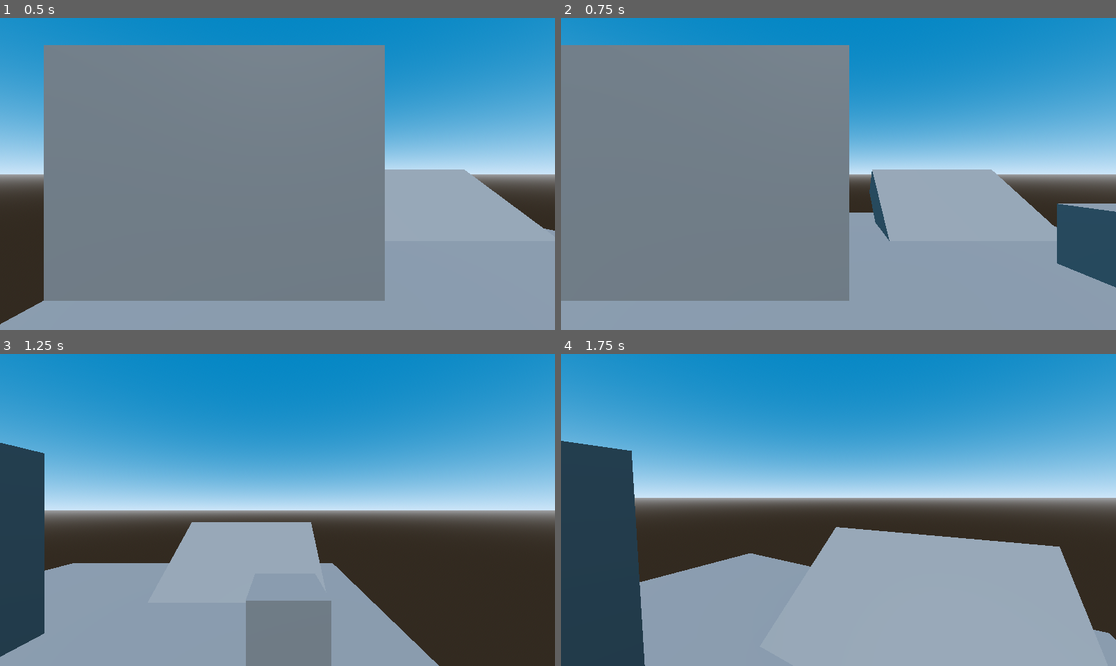
Above: before the commit, frames 1-4 (two rows, left to right).
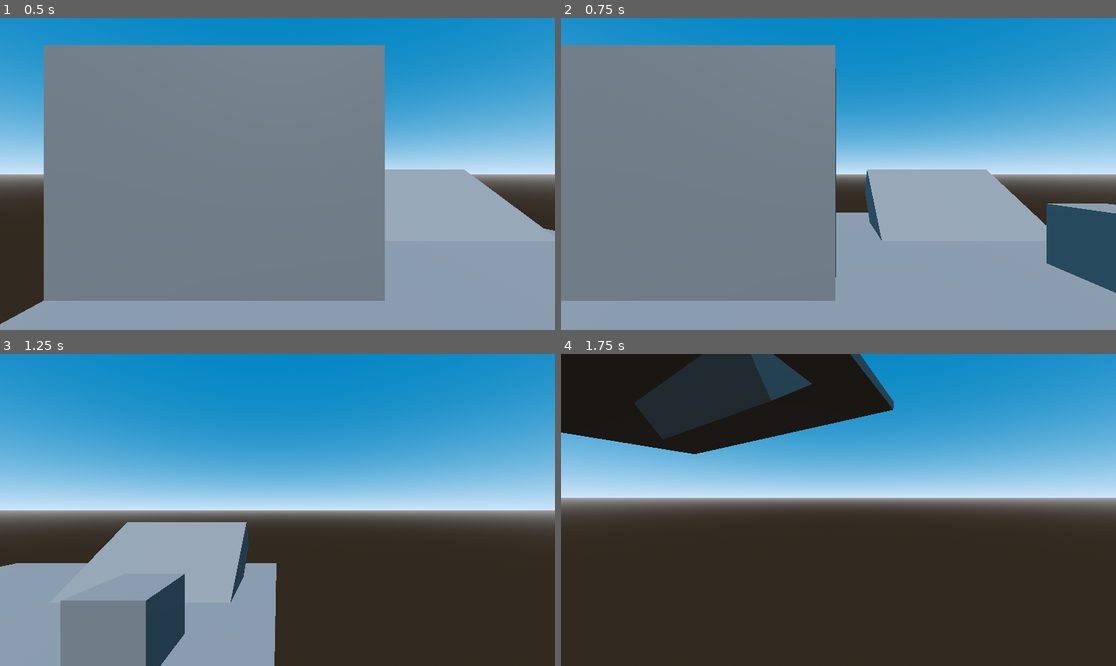
Above: after the commit, the same moments.

Repository: SneekeeStache/Godot-4-FPS
Game: Godot game, scene res://scene/testWorld.tscn
The game is run twice, just before and just after one commit, with the same random seed, the same clock (stepped at 60 frames per second) and the same inputs.
Inputs (mouse positions are in pixels of both pictures, inside the frame that each line leads up to):
- Up to frame 1 (0.5 s): no input
- Up to frame 2 (0.75 s): tap Enter at 0.5 s; move the mouse to (960, 158) at 0.52 s; press the mouse at (960, 158) at 0.53 s; hold D (right) from 0.53 s (still down)
- Up to frame 3 (1.25 s): keep holding D (right); tap Space (jump) at 0.77, 1.07 s; tap 1 (weapon 1, bound only after the commit) at 0.8 s
- Up to frame 4 (1.75 s): move the mouse to (810, 510) at 1.27 s; release D (right) at 1.28 s; release the mouse at (810, 510) at 1.28 s; hold W (forward) from 1.28 s (still down); tap 1 (weapon 1, bound only after the commit) at 1.35 s; tap Space (jump) at 1.52 s; tap 2 (weapon 2, bound only after the commit) at 1.55 s

Frame 1 is identical in both runs. In frame 2, 3.2% of the frame differs, in the area x 49-100%, y 8-91%; in frame 3, 21%; in frame 4, 55%, in the area x 0-100%, y 0-100%.

Commit message:
working on shotgun and variable list in editor

Diff:
--- a/project.godot
+++ b/project.godot
@@ -25,36 +25,36 @@
 }
 "Debug mouse capture"={
 "deadzone": 0.5,
-"events": [Object(InputEventKey,"resource_local_to_scene":false,"resource_name":"","device":0,"window_id":0,"alt_pressed":false,"shift_pressed":false,"ctrl_pressed":false,"meta_pressed":false,"pressed":false,"keycode":0,"physical_keycode":4194305,"unicode":0,"echo":false,"script":null)
+"events": [Object(InputEventKey,"resource_local_to_scene":false,"resource_name":"","device":0,"window_id":0,"alt_pressed":false,"shift_pressed":false,"ctrl_pressed":false,"meta_pressed":false,"pressed":false,"keycode":0,"physical_keycode":4194305,"key_label":0,"unicode":0,"echo":false,"script":null)
 ]
 }
 forward={
 "deadzone": 0.5,
-"events": [Object(InputEventKey,"resource_local_to_scene":false,"resource_name":"","device":0,"window_id":0,"alt_pressed":false,"shift_pressed":false,"ctrl_pressed":false,"meta_pressed":false,"pressed":false,"keycode":0,"physical_keycode":87,"unicode":0,"echo":false,"script":null)
+"events": [Object(InputEventKey,"resource_local_to_scene":false,"resource_name":"","device":0,"window_id":0,"alt_pressed":false,"shift_pressed":false,"ctrl_pressed":false,"meta_pressed":false,"pressed":false,"keycode":0,"physical_keycode":87,"key_label":0,"unicode":0,"echo":false,"script":null)
 , Object(InputEventJoypadMotion,"resource_local_to_scene":false,"resource_name":"","device":0,"axis":1,"axis_value":-1.0,"script":null)
 ]
 }
 backward={
 "deadzone": 0.5,
-"events": [Object(InputEventKey,"resource_local_to_scene":false,"resource_name":"","device":0,"window_id":0,"alt_pressed":false,"shift_pressed":false,"ctrl_pressed":false,"meta_pressed":false,"pressed":false,"keycode":0,"physical_keycode":83,"unicode":0,"echo":false,"script":null)
+"events": [Object(InputEventKey,"resource_local_to_scene":false,"resource_name":"","device":0,"window_id":0,"alt_pressed":false,"shift_pressed":false,"ctrl_pressed":false,"meta_pressed":false,"pressed":false,"keycode":0,"physical_keycode":83,"key_label":0,"unicode":0,"echo":false,"script":null)
 , Object(InputEventJoypadMotion,"resource_local_to_scene":false,"resource_name":"","device":0,"axis":1,"axis_value":1.0,"script":null)
 ]
 }
 left={
 "deadzone": 0.5,
-"events": [Object(InputEventKey,"resource_local_to_scene":false,"resource_name":"","device":0,"window_id":0,"alt_pressed":false,"shift_pressed":false,"ctrl_pressed":false,"meta_pressed":false,"pressed":false,"keycode":0,"physical_keycode":65,"unicode":0,"echo":false,"script":null)
+"events": [Object(InputEventKey,"resource_local_to_scene":false,"resource_name":"","device":0,"window_id":0,"alt_pressed":false,"shift_pressed":false,"ctrl_pressed":false,"meta_pressed":false,"pressed":false,"keycode":0,"physical_keycode":65,"key_label":0,"unicode":0,"echo":false,"script":null)
 , Object(InputEventJoypadMotion,"resource_local_to_scene":false,"resource_name":"","device":0,"axis":0,"axis_value":-1.0,"script":null)
 ]
 }
 right={
 "deadzone": 0.5,
 "events": [Object(InputEventJoypadMotion,"resource_local_to_scene":false,"resource_name":"","device":0,"axis":2,"axis_value":-1.0,"script":null)
-, Object(InputEventKey,"resource_local_to_scene":false,"resource_name":"","device":0,"window_id":0,"alt_pressed":false,"shift_pressed":false,"ctrl_pressed":false,"meta_pressed":false,"pressed":false,"keycode":0,"physical_keycode":68,"unicode":0,"echo":false,"script":null)
+, Object(InputEventKey,"resource_local_to_scene":false,"resource_name":"","device":0,"window_id":0,"alt_pressed":false,"shift_pressed":false,"ctrl_pressed":false,"meta_pressed":false,"pressed":false,"keycode":0,"physical_keycode":68,"key_label":0,"unicode":0,"echo":false,"script":null)
 ]
 }
 jump={
 "deadzone": 0.5,
-"events": [Object(InputEventKey,"resource_local_to_scene":false,"resource_name":"","device":0,"window_id":0,"alt_pressed":false,"shift_pressed":false,"ctrl_pressed":false,"meta_pressed":false,"pressed":false,"keycode":0,"physical_keycode":32,"unicode":0,"echo":false,"script":null)
+"events": [Object(InputEventKey,"resource_local_to_scene":false,"resource_name":"","device":0,"window_id":0,"alt_pressed":false,"shift_pressed":false,"ctrl_pressed":false,"meta_pressed":false,"pressed":false,"keycode":0,"physical_keycode":32,"key_label":0,"unicode":0,"echo":false,"script":null)
 , Object(InputEventJoypadButton,"resource_local_to_scene":false,"resource_name":"","device":0,"button_index":9,"pressure":0.0,"pressed":false,"script":null)
 ]
 }
@@ -78,6 +78,16 @@
 "events": [Object(InputEventJoypadMotion,"resource_local_to_scene":false,"resource_name":"","device":0,"axis":3,"axis_value":1.0,"script":null)
 ]
 }
+"weapon 1"={
+"deadzone": 0.5,
+"events": [Object(InputEventKey,"resource_local_to_scene":false,"resource_name":"","device":-1,"window_id":0,"alt_pressed":false,"shift_pressed":false,"ctrl_pressed":false,"meta_pressed":false,"pressed":false,"keycode":0,"physical_keycode":49,"key_label":0,"unicode":38,"echo":false,"script":null)
+]
+}
+"weapon 2"={
+"deadzone": 0.5,
+"events": [Object(InputEventKey,"resource_local_to_scene":false,"resource_name":"","device":-1,"window_id":0,"alt_pressed":false,"shift_pressed":false,"ctrl_pressed":false,"meta_pressed":false,"pressed":false,"keycode":0,"physical_keycode":50,"key_label":0,"unicode":233,"echo":false,"script":null)
+]
+}
 
 [physics]
 
--- a/scene/prefabs/player.tscn
+++ b/scene/prefabs/player.tscn
@@ -1,6 +1,7 @@
-[gd_scene load_steps=4 format=3 uid="uid://dxp3m8klv5p77"]
+[gd_scene load_steps=5 format=3 uid="uid://dxp3m8klv5p77"]
 
 [ext_resource type="Script" path="res://script/player.gd" id="1_rrli4"]
+[ext_resource type="Script" path="res://script/variablesPlayer.gd" id="2_d4py6"]
 
 [sub_resource type="CapsuleMesh" id="CapsuleMesh_jxpqt"]
 
@@ -8,8 +9,25 @@
 
 [node name="player" type="CharacterBody3D"]
 disable_mode = 2
+velocity = Vector3(0, -20, 0)
 script = ExtResource("1_rrli4")
-maxSpeed = 8.0
+
+[node name="variables" type="Node3D" parent="."]
+script = ExtResource("2_d4py6")
+playerStats/maxSpeed = 12.0
+playerStats/acceleration = 60.0
+playerStats/friction = 50.0
+playerStats/airFriction = 8.0
+playerStats/jumpForce = 8.0
+playerStats/push = 1
+weaponStats/pistol/damage = 20.0
+weaponStats/pistol/spread = 10.0
+weaponStats/pistol/recoil = 10.0
+weaponStats/shotgun/damage = 10.0
+weaponStats/shotgun/spread = 10.0
+weaponStats/shotgun/recoil = 10.0
+mouseControle/mouseSensitivity = 0.1
+mouseControle/controllerSensitivity = 3.0
 
 [node name="MeshInstance3d" type="MeshInstance3D" parent="."]
 mesh = SubResource("CapsuleMesh_jxpqt")
@@ -25,3 +43,30 @@
 
 [node name="gun" type="RayCast3D" parent="head/Camera3d"]
 target_position = Vector3(0, 0, -100)
+collision_mask = 7
+
+[node name="shotgun" type="Node3D" parent="head/Camera3d"]
+
+[node name="shotgunCast" type="RayCast3D" parent="head/Camera3d/shotgun"]
+target_position = Vector3(0, 0, -20)
+
+[node name="shotgunCast2" type="RayCast3D" parent="head/Camera3d/shotgun"]
+target_position = Vector3(0, 0, -20)
+
+[node name="shotgunCast3" type="RayCast3D" parent="head/Camera3d/shotgun"]
+target_position = Vector3(0, 0, -20)
+
+[node name="shotgunCast4" type="RayCast3D" parent="head/Camera3d/shotgun"]
+target_position = Vector3(0, 0, -20)
+
+[node name="shotgunCast5" type="RayCast3D" parent="head/Camera3d/shotgun"]
+target_position = Vector3(0, 0, -20)
+
+[node name="shotgunCast6" type="RayCast3D" parent="head/Camera3d/shotgun"]
+target_position = Vector3(0, 0, -20)
+
+[node name="shotgunCast7" type="RayCast3D" parent="head/Camera3d/shotgun"]
+target_position = Vector3(0, 0, -20)
+
+[node name="shotgunCast8" type="RayCast3D" parent="head/Camera3d/shotgun"]
+target_position = Vector3(0, 0, -20)
--- a/scene/testWorld.tscn
+++ b/scene/testWorld.tscn
@@ -76,7 +76,6 @@
 [node name="player" parent="." instance=ExtResource("1_nrg20")]
 transform = Transform3D(1, 0, 0, 0, 1, 0, 0, 0, 1, -2.26011, 1.1, 2.87886)
 collision_mask = 7
-jumpForce = 8.0
 
 [node name="RigidBody3d" type="RigidBody3D" parent="." groups=["bodies"]]
 transform = Transform3D(1, 0, 0, 0, 1, 0, 0, 0, 1, 3, 2.69305, 0)
--- a/script/player.gd
+++ b/script/player.gd
@@ -1,20 +1,13 @@
 extends CharacterBody3D
 
-@export_category("Player Stats")
-@export var maxSpeed:float = 12
-@export var acceleration:float = 60
-@export var friction:float = 50
-@export var airFriction:float = 10
-@export var jumpForce:float = 8
-@export var push:int = 1
-
-@export_category("Mouse Controle")
-@export var mouseSensitivity:float = 0.1
-@export var controllerSensitivity:float= 3
+var weapon:int=1
 
 var gravity = -ProjectSettings.get_setting("physics/3d/default_gravity")
 
 @onready var head = %head
+@onready var guncast = $head/Camera3d/gun
+@onready var shotgunContainer=$head/Camera3d/shotgun
+@onready var variables=$variables
 
 func _unhandled_input(event):
 	if event.is_action_pressed("fire"):
@@ -26,8 +19,8 @@
 			Input.set_mouse_mode(Input.MOUSE_MODE_CAPTURED)
 
 	if event is InputEventMouseMotion and Input.get_mouse_mode() == Input.MOUSE_MODE_CAPTURED:
-		rotate_y(deg_to_rad(-event.relative.x * mouseSensitivity))
-		head.rotate_x(deg_to_rad(-event.relative.y * mouseSensitivity))
+		rotate_y(deg_to_rad(-event.relative.x * variables.mouseSensitivity))
+		head.rotate_x(deg_to_rad(-event.relative.y * variables.mouseSensitivity))
 
 func _physics_process(delta):
 	var inputVector:Vector3=getInputVector()
@@ -36,56 +29,95 @@
 	applyFriction(direction,delta)
 	applyGravity(delta)
 	applyControllerRotation()
+	match weapon:
+		1:
+			shootPistol()
+		2:
+			shootShotgun()
 	head.rotation.x = clamp(head.rotation.x, deg_to_rad(-85),deg_to_rad(85))
 	jump()
 	move_and_slide()
 	for i in get_slide_collision_count():
 		var collision=get_slide_collision(i)
 		if(collision.get_collider().is_in_group("bodies")):
-			collision.get_collider().apply_central_impulse(-collision.get_normal() * velocity.length() *push)
+			collision.get_collider().apply_central_impulse(-collision.get_normal() * velocity.length() *variables.push)
 
 
 
+func _ready():
+	randomize()
+	for shotguncast in shotgunContainer.get_children():
+			shotguncast.target_position.x = randf_range(variables.spreadShotgun,-variables.spreadShotgun)
+			shotguncast.target_position.y = randf_range(variables.spreadShotgun,-variables.spreadShotgun)
 
-
+# get player directional input
 func getInputVector():
 	var inputVector:Vector3
 	inputVector.x = Input.get_action_strength("right") - Input.get_action_strength("left")
 	inputVector.z = Input.get_action_strength("backward") - Input.get_action_strength("forward")
 	return inputVector.normalized() if inputVector.length() > 1 else inputVector
 
+#transform input into a direction
 func  getDirection(inputVector):
 	var direction = Vector3.ZERO
 	direction= (inputVector.x * transform.basis.x) + (inputVector.z * transform.basis.z)
 	return direction
 
+#apply the direction as a movement in the game
 func applyMovement(direction, delta):
 	if direction != Vector3.ZERO:
-		velocity.x = velocity.move_toward(direction*maxSpeed,acceleration * delta).x
-		velocity.z = velocity.move_toward(direction*maxSpeed,acceleration * delta).z
+		velocity.x = velocity.move_toward(direction*variables.maxSpeed,variables.acceleration * delta).x
+		velocity.z = velocity.move_toward(direction*variables.maxSpeed,variables.acceleration * delta).z
 
+#apply friction to movement so that the player still move a little when there is no input
 func applyFriction(direction,delta):
 	if direction == Vector3.ZERO:
 		if is_on_floor():
-			velocity= velocity.move_toward(Vector3.ZERO,friction * delta)
+			velocity= velocity.move_toward(Vector3.ZERO,variables.friction * delta)
 		else:
-			velocity.x = velocity.move_toward(direction*maxSpeed,airFriction * delta).x
-			velocity.z = velocity.move_toward(direction*maxSpeed,airFriction * delta).z
+			velocity.x = velocity.move_toward(direction*variables.maxSpeed,variables.airFriction * delta).x
+			velocity.z = velocity.move_toward(direction*variables.maxSpeed,variables.airFriction * delta).z
 
 func applyGravity(delta):
 	if not is_on_floor():
 		velocity.y += gravity * delta
-		velocity.y = clamp(velocity.y,gravity,jumpForce)
+		velocity.y = clamp(velocity.y,gravity,variables.jumpForce)
 func jump():
 	if Input.is_action_just_pressed("jump") and is_on_floor():
-		velocity.y = jumpForce
-	if Input.is_action_just_released("jump") and velocity.y > jumpForce / 2:
-		velocity.y = jumpForce /2
+		velocity.y = variables.jumpForce
+	if Input.is_action_just_released("jump") and velocity.y > variables.jumpForce / 2:
+		velocity.y = variables.jumpForce /2
 
 func applyControllerRotation():
 	var axisVector = Vector2.ZERO
 	axisVector.x = Input.get_action_strength("look right") - Input.get_action_strength("look left")
 	axisVector.y = Input.get_action_strength("look down") - Input.get_action_strength("look up")
 	if InputEventJoypadMotion:
-		rotate_y(deg_to_rad(-axisVector.x) * controllerSensitivity)
-		head.rotate_x(deg_to_rad(-axisVector.y) * controllerSensitivity)
+		rotate_y(deg_to_rad(-axisVector.x) * variables.controllerSensitivity)
+		head.rotate_x(deg_to_rad(-axisVector.y) * variables.controllerSensitivity)
+
+func shootPistol():
+	if(Input.is_action_just_pressed("fire")):
+		if guncast.is_colliding():
+			var colliderCast=guncast.get_collider()
+			if(colliderCast.is_in_group("hostile")):
+				print("pew monstre")
+			else:
+				print("pew pas monstre")
+		else:
+			print("pew dans le vide")
+func shootShotgun():
+	if(Input.is_action_just_pressed("fire")):
+		for shotguncast in shotgunContainer.get_children():
+			shotguncast.target_position.x = randf_range(variables.spreadShotgun,-variables.spreadShotgun)
+			shotguncast.target_position.y = randf_range(variables.spreadShotgun,-variables.spreadShotgun)
+			if shotguncast.is_is_colliding():
+				if shotguncast.get_collider().is_in_group("hostile"):
+					print("pew monstre")
+
+
+func weaponChange():
+	if Input.is_action_just_pressed("weapon 1"):
+		weapon=1
+	elif Input.is_action_just_pressed("weapon 2"):
+		weapon=2
--- /dev/null
+++ b/script/variablesPlayer.gd
@@ -0,0 +1,155 @@
+@tool
+extends Node3D
+
+var maxSpeed:float = 12
+var acceleration:float = 60
+var friction:float = 50
+var airFriction:float = 10
+var jumpForce:float = 8
+var push:int = 1
+
+var damagePistol:float=20
+var spreadPistol:float=10
+var recoilPistol:float=10
+
+var damageShotgun:float=10
+var spreadShotgun:float=10
+var recoilShotgun:float=10
+
+var mouseSensitivity:float = 0.1
+var controllerSensitivity:float= 3
+# Called when the node enters the scene tree for the first time.
+func _get(property):
+	if property == 'playerStats/maxSpeed': return maxSpeed
+	if property == 'playerStats/acceleration': return acceleration
+	if property == 'playerStats/friction': return friction
+	if property == 'playerStats/airFriction': return airFriction
+	if property == 'playerStats/jumpForce': return jumpForce
+	if property == 'playerStats/push': return push
+
+	if property == 'weaponStats/pistol/damage': return damagePistol
+	if property == 'weaponStats/pistol/spread': return spreadPistol
+	if property == 'weaponStats/pistol/recoil': return recoilPistol
+
+	if property == 'weaponStats/shotgun/damage': return damageShotgun
+	if property == 'weaponStats/shotgun/spread': return spreadShotgun
+	if property == 'weaponStats/shotgun/recoil': return recoilShotgun
+
+	if property == 'mouseControle/mouseSensitivity': return mouseSensitivity
+	if property == 'mouseControle/controllerSensitivity': return controllerSensitivity
+
+
+
+func _set(property,value):
+	if property == 'playerStats/maxSpeed': maxSpeed = value
+	if property == 'playerStats/acceleration': acceleration = value
+	if property == 'playerStats/friction': friction = value
+	if property == 'playerStats/airFriction': airFriction = value
+	if property == 'playerStats/jumpForce': airFriction = value
+	if property == 'playerStats/push': push = value
+
+	if property == 'weaponStats/pistol/damage': damagePistol = value
+	if property == 'weaponStats/pistol/spread': spreadPistol = value
+	if property == 'weaponStats/pistol/recoil': recoilPistol = value
+
+	if property == 'weaponStats/shotgun/damage': damageShotgun = value
+	if property == 'weaponStats/shotgun/spread': spreadShotgun = value
+	if property == 'weaponStats/shotgun/recoil': recoilShotgun = value
+
+	if property == 'mouseControle/mouseSensitivity': mouseSensitivity = value
+	if property == 'mouseControle/controllerSensitivity': controllerSensitivity = value
+
+
+
+func _get_property_list() -> Array:
+	var props = []
+	props.append(
+		{
+			'name': 'playerStats/maxSpeed',
+			'type': TYPE_FLOAT
+		}
+	)
+	props.append(
+		{
+			'name': 'playerStats/acceleration',
+			'type': TYPE_FLOAT
+		}
+	)
+
+	props.append(
+		{
+			'name': 'playerStats/friction',
+			'type': TYPE_FLOAT
+		}
+	)
+
+	props.append(
+		{
+			'name': 'playerStats/airFriction',
+			'type': TYPE_FLOAT
+		}
+	)
+
+	props.append(
+		{
+			'name': 'playerStats/jumpForce',
+			'type': TYPE_FLOAT
+		}
+	)
+
+	props.append(
+		{
+			'name': 'playerStats/push',
+			'type': TYPE_INT
+		}
+	)
+
+	props.append(
+		{
+			'name': 'weaponStats/pistol/damage',
+			'type': TYPE_FLOAT
+		}
+	)
+	props.append(
+		{
+			'name': 'weaponStats/pistol/spread',
+			'type': TYPE_FLOAT
+		}
+	)
+	props.append(
+		{
+			'name': 'weaponStats/pistol/recoil',
+			'type': TYPE_FLOAT
+		}
+	)
+	props.append(
+		{
+			'name': 'weaponStats/shotgun/damage',
+			'type': TYPE_FLOAT
+		}
+	)
+	props.append(
+		{
+			'name': 'weaponStats/shotgun/spread',
+			'type': TYPE_FLOAT
+		}
+	)
+	props.append(
+		{
+			'name': 'weaponStats/shotgun/recoil',
+			'type': TYPE_FLOAT
+		}
+	)
+	props.append(
+		{
+			'name': 'mouseControle/mouseSensitivity',
+			'type': TYPE_FLOAT
+		}
+	)
+	props.append(
+		{
+			'name': 'mouseControle/controllerSensitivity',
+			'type': TYPE_FLOAT
+		}
+	)
+	return props
